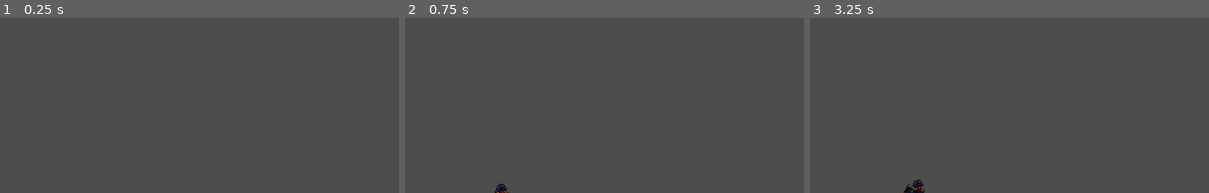
Above: before the commit, frames 1-3 (left to right).
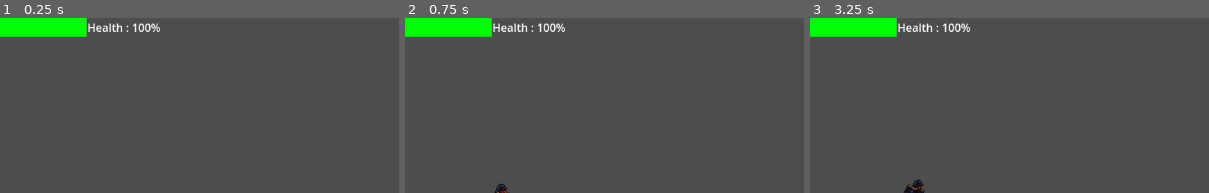
Above: after the commit, the same moments.

Repository: LapaGameDevStudio/PetitNinjaRunner
Game: Godot game, scene res://Main.tscn
Two runs of this game, one before a commit and one after it. Both use one fixed random seed, a clock stepped at 60 frames per second and the inputs below.
Inputs:
- Up to frame 1 (0.25 s): no input
- Up to frame 2 (0.75 s): tap Enter (ui_accept) at 0.5 s; hold Right (ui_right) from 0.53 s (still down)
- Up to frame 3 (3.25 s): tap Enter (ui_accept) at 0.77, 1.52, 3.02 s; release Right (ui_right) at 2.03 s; hold Left (ui_left) 2.03-2.78 s; hold Right (ui_right) from 2.78 s (still down)
The pictures show only the part of the screen within x 0-50%, y 0-50%; the shares and areas given below are measured in that part.

The runs differ from the first frame. In frame 1, 2.9% of the frame differs, in the area x 0-41%, y 0-11%; in frame 2, 2.9%; in frame 3, 2.9%.

Commit message:
issue 18 - add health system and hurt sound

Diff:
--- a/Main.tscn
+++ b/Main.tscn
@@ -9,8 +9,10 @@
 [ext_resource type="Texture2D" uid="uid://e1rt8vfgx41a" path="res://Assets/Sprites/Player/Samurai/Jump.png" id="6_5vvyt"]
 [ext_resource type="Texture2D" uid="uid://dcyq283hvmqsx" path="res://Assets/Sprites/TileSet/1 Tiles/Tile_01.png" id="8_c2ibq"]
 [ext_resource type="AudioStream" uid="uid://74y4kwg82jb5" path="res://Assets/Sounds/GameOver_Sound/080047_lose_funny_retro_video-game-80925.mp3" id="9_03owx"]
+[ext_resource type="AudioStream" uid="uid://c1hwx75tgqn3a" path="res://Assets/Sounds/Hurt/ough-47202.mp3" id="9_fpfj3"]
 [ext_resource type="Texture2D" uid="uid://b4y2s1io7oxnn" path="res://Assets/Sprites/TileSet/1 Tiles/Tile_02.png" id="9_j4qnp"]
 [ext_resource type="Texture2D" uid="uid://di4cmymjytcqx" path="res://Assets/Sprites/TileSet/1 Tiles/Tile_42.png" id="10_fpfj3"]
+[ext_resource type="Script" uid="uid://b753x4kfttdfm" path="res://camera_2d.gd" id="10_sc1dx"]
 [ext_resource type="Texture2D" uid="uid://csbajrl2km4ox" path="res://Assets/Sprites/TileSet/1 Tiles/Tile_50.png" id="11_j4qnp"]
 [ext_resource type="AudioStream" uid="uid://dpceraqoja61m" path="res://Assets/Sounds/Background/background-music-for-mobile-casual-video-game-short-8-bit-music-164703.ogg" id="13_c2ibq"]
 [ext_resource type="PackedScene" uid="uid://d2h5i6nibvp" path="res://ninja_enemy.tscn" id="14_c2ibq"]
@@ -296,6 +298,9 @@
 [sub_resource type="WorldBoundaryShape2D" id="WorldBoundaryShape2D_trn2v"]
 distance = -430.0
 
+[sub_resource type="StyleBoxFlat" id="StyleBoxFlat_fpfj3"]
+bg_color = Color(0, 1, 0, 1)
+
 [node name="Main" type="Node2D"]
 position = Vector2(553, 292)
 script = ExtResource("1_trn2v")
@@ -306,13 +311,6 @@
 [node name="CollisionShape2D" type="CollisionShape2D" parent="Player"]
 position = Vector2(-473.25, -7.5)
 shape = SubResource("RectangleShape2D_uu6xs")
-
-[node name="JumpSound" type="AudioStreamPlayer2D" parent="Player"]
-stream = ExtResource("4_03owx")
-
-[node name="Camera2D" type="Camera2D" parent="Player"]
-limit_smoothed = true
-position_smoothing_enabled = true
 
 [node name="AnimatedSprite2D" type="AnimatedSprite2D" parent="Player"]
 position = Vector2(-450, -40)
@@ -320,6 +318,21 @@
 sprite_frames = SubResource("SpriteFrames_sc1dx")
 animation = &"RUNNING"
 frame_progress = 0.728678
+
+[node name="JumpSound" type="AudioStreamPlayer2D" parent="Player"]
+stream = ExtResource("4_03owx")
+
+[node name="GameOverSound" type="AudioStreamPlayer2D" parent="Player"]
+position = Vector2(-553, -292)
+stream = ExtResource("9_03owx")
+
+[node name="HurtSound" type="AudioStreamPlayer2D" parent="Player"]
+stream = ExtResource("9_fpfj3")
+
+[node name="Camera2D" type="Camera2D" parent="Player"]
+limit_smoothed = true
+position_smoothing_enabled = true
+script = ExtResource("10_sc1dx")
 
 [node name="Ground" type="StaticBody2D" parent="."]
 
@@ -367,9 +380,6 @@
 text = "RESTART PITCHO ?"
 metadata/_edit_use_anchors_ = true
 
-[node name="GameOverSound" type="AudioStreamPlayer2D" parent="GameOver_UI"]
-stream = ExtResource("9_03owx")
-
 [node name="DeathZone" type="StaticBody2D" parent="."]
 
 [node name="CollisionShape2D" type="CollisionShape2D" parent="DeathZone"]
@@ -387,6 +397,20 @@
 offset_bottom = -490.584
 text = "SCORE : 0"
 
+[node name="ProgressBar" type="ProgressBar" parent="CanvasLayer"]
+offset_right = 125.0
+offset_bottom = 27.0
+theme_override_styles/fill = SubResource("StyleBoxFlat_fpfj3")
+step = 1.0
+value = 100.0
+show_percentage = false
+
+[node name="HealthValue" type="Label" parent="CanvasLayer"]
+offset_left = 126.0
+offset_top = 2.0
+offset_right = 193.0
+offset_bottom = 25.0
+
 [node name="NinjaEnemy" parent="." instance=ExtResource("14_c2ibq")]
 position = Vector2(334, -26)
 
--- /dev/null
+++ b/camera_2d.gd
@@ -0,0 +1,13 @@
+extends Camera2D
+
+func shake_camera(intensity := 20.0, duration := 0.4):
+	var original_offset := offset
+	var tween := get_tree().create_tween()
+
+	for i in range(5):
+		var random_offset = Vector2(
+			randf_range(-intensity, intensity),
+			randf_range(-intensity, intensity)
+		)
+		tween.tween_property(self, "offset", random_offset, duration / 10)
+		tween.tween_property(self, "offset", original_offset, duration / 10)
--- a/main.gd
+++ b/main.gd
@@ -2,22 +2,32 @@
 
 @onready var game_over_ui = $GameOver_UI
 @onready var score_label = $CanvasLayer/ScoreLabel
-
+@onready var health_bar = $CanvasLayer/ProgressBar
+@onready var player = get_node("Player")  # adapte le chemin
+@onready var ninja = get_node("NinjaEnemy")  # adapte le chemin
 var score := 0
 var score_timer := 0.0
 var is_game_over := false
 
+func setup_health_bar():
+	if not health_bar.has_theme_stylebox("fill"):
+		var fill_style = StyleBoxFlat.new()
+		fill_style.bg_color = Color("00ff00")
+		health_bar.add_theme_stylebox_override("fill", fill_style)
+
 func _ready():
-	var ninja = $NinjaEnemy
-	var player = $Player
+	ninja = $NinjaEnemy
+	player = $Player
 	ninja.player = player
 	$DeathZone.add_to_group("DeathZone")
 	game_over_ui.visible = false
 	game_over_ui.process_mode = Node.PROCESS_MODE_ALWAYS
 	score = 0
 	score_label.text = "Score: %d" % score
-
+	setup_health_bar()
+	update_health_bar(100)
 	player.connect("game_over", Callable(self, "_on_game_over"))
+	player.connect("health_changed", Callable(self, "_on_health_changed"))
 
 func _process(delta):
 	if not is_game_over:
@@ -37,3 +47,17 @@
 	get_tree().paused = false
 	game_over_ui.visible = false
 	get_tree().reload_current_scene()
+
+func _on_health_changed(new_health):
+	update_health_bar(new_health)
+
+func update_health_bar(value):
+	health_bar.value = value
+	$CanvasLayer/HealthValue.text = "Health : %d%%" % value
+	var fill_style = health_bar.get_theme_stylebox("fill") as StyleBoxFlat
+	if value > 70:
+		fill_style.bg_color = Color("00ff00")  # vert
+	elif value > 30:
+		fill_style.bg_color = Color("ffaa00")  # orange
+	else:
+		fill_style.bg_color = Color("ff0000")  # rouge
--- a/obstacle_spawner.gd
+++ /dev/null
@@ -1,44 +0,0 @@
-extends Node2D
-
-@export var obstacle_scene: PackedScene
-@export var spawn_interval := 2.0
-var timer := 0.0
-
-var base_speed := 200.0
-var speed_increase_rate := 10.0  # Speed increase per second
-var current_speed := base_speed
-var time_elapsed := 0.0
-
-@export var spawn_offset_x: float = 500.0
-@export var min_y: float = -150.0
-@export var max_y: float = 50.0
-@export var spawn_from_camera: bool = true
-func _process(delta):
-	timer += delta
-	time_elapsed += delta
-
-	current_speed = base_speed + time_elapsed * speed_increase_rate  # 🔥 Speed increases over time
-
-	if timer >= spawn_interval:
-		spawn_obstacle()
-		timer = 0.0
-
-func spawn_obstacle():
-	if obstacle_scene == null:
-		return
-
-	var new_obstacle = obstacle_scene.instantiate()
-	new_obstacle.speed = current_speed
-	new_obstacle.add_to_group("obstacles")
-
-	# Determine spawn X position
-	var camera = get_viewport().get_camera_2d()
-	var spawn_x = global_position.x + spawn_offset_x  # Default
-	if spawn_from_camera and camera:
-		spawn_x = camera.global_position.x + spawn_offset_x
-
-	# Random vertical Y position
-	var spawn_y = randf_range(min_y, max_y)
-
-	new_obstacle.position = Vector2(spawn_x, spawn_y)
-	get_parent().add_child(new_obstacle)
--- a/player.gd
+++ b/player.gd
@@ -8,13 +8,17 @@
 @export var max_health: int = 100
 var current_health: int = max_health
 
+signal health_changed(current_health)
+
 func take_damage(amount: int):
 	if is_dead:
 		return  # Ignore damage when already dead
 
 	current_health -= amount
+	emit_signal("health_changed", current_health)
 	print("💔 Player took", amount, "damage. Remaining:", current_health)
-
+	if current_health > 0 and not $HurtSound.playing:
+		$HurtSound.play()
 	if current_health <= 0:
 		bye_bye_amigo()
 
@@ -57,9 +61,9 @@
 	print("YOU ARE DEAD PITCHOO")
 	$AnimatedSprite2D.animation = "DEATH"
 	$AnimatedSprite2D.play()
-
-	$"../GameOver_UI/GameOverSound".play()
-		# Delay game over until animation finishes
+	$GameOverSound.play()
+	$Camera2D.shake_camera()
+	# Delay game over until animation finishes
 	var anim_length = $AnimatedSprite2D.sprite_frames.get_frame_count("DEATH") / $AnimatedSprite2D.sprite_frames.get_animation_speed("DEATH")
 	await get_tree().create_timer(anim_length).timeout
 	emit_signal("game_over")
Binary file added: Assets/Sprites/life_bar/vecteezy_pink-bar.png
Not shown: 1 places in Main.tscn that only renumber resources
Not shown, added: camera_2d.gd.uid
Not shown, removed: obstacle_spawner.gd.uid
Not shown, added: Assets/Sounds/Hurt/male_hurt7-48124.mp3
Not shown, added: Assets/Sounds/Hurt/man-death-scream-186763.mp3
Not shown, added: Assets/Sounds/Hurt/ough-47202.mp3
